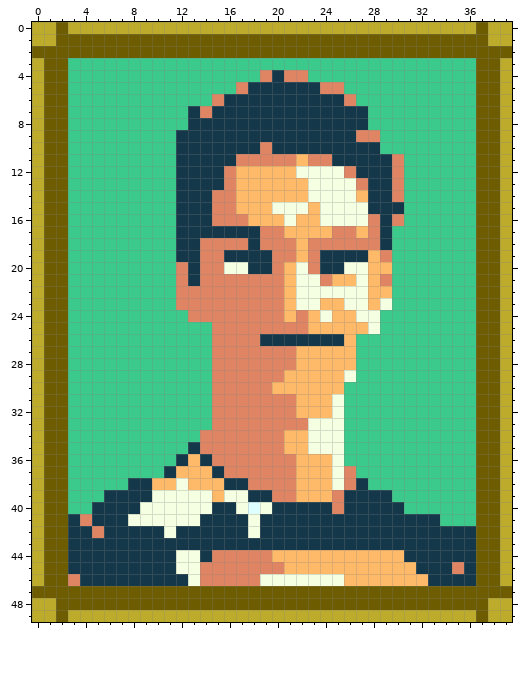
File history of a pixel-art sprite, assets/devs/Garret.png. Above: the version before the commit.
The file is 40x50 pixels. Colours within 5 levels of each other are drawn and written as one.
Once edited:
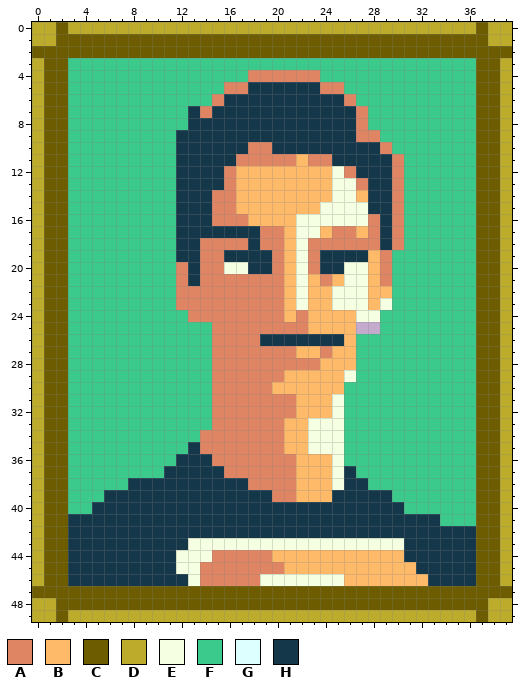
Palette (. is transparent): A #e08563  B #ffba69  C #6d5c00  D #bdac2c  E #f5ffe1  F #3cc98c  G #deffff  H #143749
Changes in this commit:
@@ x 14..32 @@
  3 FFFFFFFFFFFFFFFFFFF
- 4 FFFFFAHAAFFFFFFFFFF
- 5 FFFAHHHHHHAAFFFFFFF
+ 4 FFFFAAAAAAFFFFFFFFF
+ 5 FFAAHHHHHHAAFFFFFFF
  6 FAHHHHHHHHHHAFFFFFF
- 7 AHHHHHHHHHHHHHFFFFF
- 8 HHHHHHHHHHHHHHFFFFF
+ 7 AHHHHHHHHHHHHAFFFFF
+ 8 HHHHHHHHHHHHHAFFFFF
  9 HHHHHHHHHHHHHAAFFFF
-10 HHHHHAHHHHHHHHHFFFF
+10 HHHHAAHHHHHHHHHAFFF
 11 HHHAAAAABAAHHHHHAFF
-12 HHABBBBBEEEEAHHHAFF
-13 HHABBBBBBEEEEAHHAFF
-14 HAABBBBBBEEEEBHHAFF
-15 HAABBBEEEBEEEEHHHFF
-16 HAAABBBEBBEEEEAHAFF
-17 HHHHHAABBBBAABAHFFF
-18 AAAAHAAABAAAAAAHFFF
-19 AAHHHHAABAHHHHBAFFF
-20 AAEEHHABEAHHEEBBFFF
-21 AAAAAAABEEABBEBAFFF
-22 AAAAAAABEEEEEEBBFFF
-23 AAAAAAABEEBBEEBEFFF
-24 AAAAAAABABEBBEEFFFF
-25 FAAAAAAAABBBBBEFFFF
+12 HHABBBBBBBBEAHHHAFF
+13 HHABBBBBBBBEEAHHAFF
+14 HAABBBBBBBBEEBHHAFF
+15 HAABBBBBBBEEEEHHAFF
+16 HAAABBBBEEEEEEAHAFF
+17 HHHHHAABEEBAABAHAFF
+18 AAAAHAABEAAAAAAHAFF
+19 AAHHHHABEAHHHHBAFFF
+20 AAEEHHABEAHHEEBAFFF
+21 AAAAAAABEBABEEBAFFF
+22 AAAAAAABEBBEEEBBFFF
+23 AAAAAAABEBBEEEBEFFF
+24 AAAAAAABABBBBEEFFFF
+25 FAAAAAAAABBBB..FFFF
 26 FAAAAHHHHHHHBFFFFFF
-27 FAAAAAAABBBBBFFFFFF
-28 FAAAAAAABBBBBFFFFFF
+27 FAAAAAAABBABBFFFFFF
+28 FAAAAAAAAABBBFFFFFF
 29 FAAAAAABBBBBEFFFFFF
@@ x 0..39 @@
 32 DCCFFFFFFFFFFFFAAAAAAABBBEFFFFFFFFFFFCCD
-33 DCCFFFFFFFFFFFFAAAAAAAAEEEFFFFFFFFFFFCCD
+33 DCCFFFFFFFFFFFFAAAAAABBEEEFFFFFFFFFFFCCD
 34 DCCFFFFFFFFFFFAAAAAAABBEEEFFFFFFFFFFFCCD
 35 DCCFFFFFFFFFFHAAAAAAABBEEEFFFFFFFFFFFCCD
-36 DCCFFFFFFFFFHBHAAAAAAABBBEFFFFFFFFFFFCCD
-37 DCCFFFFFFFFHBBBHAAAAAABBBEAFFFFFFFFFFCCD
-38 DCCFFFFFHHBBEBBBHHAAAABBBEAHFFFFFFFFFCCD
-39 DCCFFFHHHHEEEEEBEEHHAABBBAHHHHFFFFFFFCCD
-40 DCCFFHHHHEEEEEEHHEGEHHHHHAHHHHHFFFFFFCCD
-41 DCCHAHHHEEEEEEHHHHEHHHHHHHHHHHHHHHFFFCCD
-42 DCCHHAHHHHHEHHHHHHEHHHHHHHHHHHHHHHHHHCCD
-43 DCCHHHHHHHHHHHHHHHHHHHHHHHHHHHHHHHHHHCCD
-44 DCCHHHHHHHHHEEHAAAAABBBBBBBBBBBHHHHHHCCD
-45 DCCHHHHHHHHHEEAAAAAAABBBBBBBBBBBHHHAHCCD
-46 DCCAHHHHHHHHHEAAAAAEEEEEEEBBBBBBBHHHHCCD
+36 DCCFFFFFFFFFHHHAAAAAAABBBEFFFFFFFFFFFCCD
+37 DCCFFFFFFFFHHHHHAAAAAABBBEHFFFFFFFFFFCCD
+38 DCCFFFFFHHHHHHHHHHAAAABBBEHHFFFFFFFFFCCD
+39 DCCFFFHHHHHHHHHHHHHHAABBBHHHHHFFFFFFFCCD
+40 DCCFFHHHHHHHHHHHHHHHHHHHHHHHHHHFFFFFFCCD
+41 DCCHHHHHHHHHHHHHHHHHHHHHHHHHHHHHHHFFFCCD
+42 DCCHHHHHHHHHHHHHHHHHHHHHHHHHHHHHHHHHHCCD
+43 DCCHHHHHHHHHHEEEEEEEEEEEEEEEEEEHHHHHHCCD
+44 DCCHHHHHHHHHEEEAAAAABBBBBBBBBBBHHHHHHCCD
+45 DCCHHHHHHHHHEEAAAAAAABBBBBBBBBBBHHHHHCCD
+46 DCCHHHHHHHHHHEAAAAAEEEEEEEBBBBBBBHHHHCCD
 47 CCCCCCCCCCCCCCCCCCCCCCCCCCCCCCCCCCCCCCCC
Changed places in both pictures, as pixel boxes (x1, y1, x2, y2):
changed: (224, 70, 320, 94)
changed: (248, 106, 404, 370)
changed: (68, 418, 464, 586)
